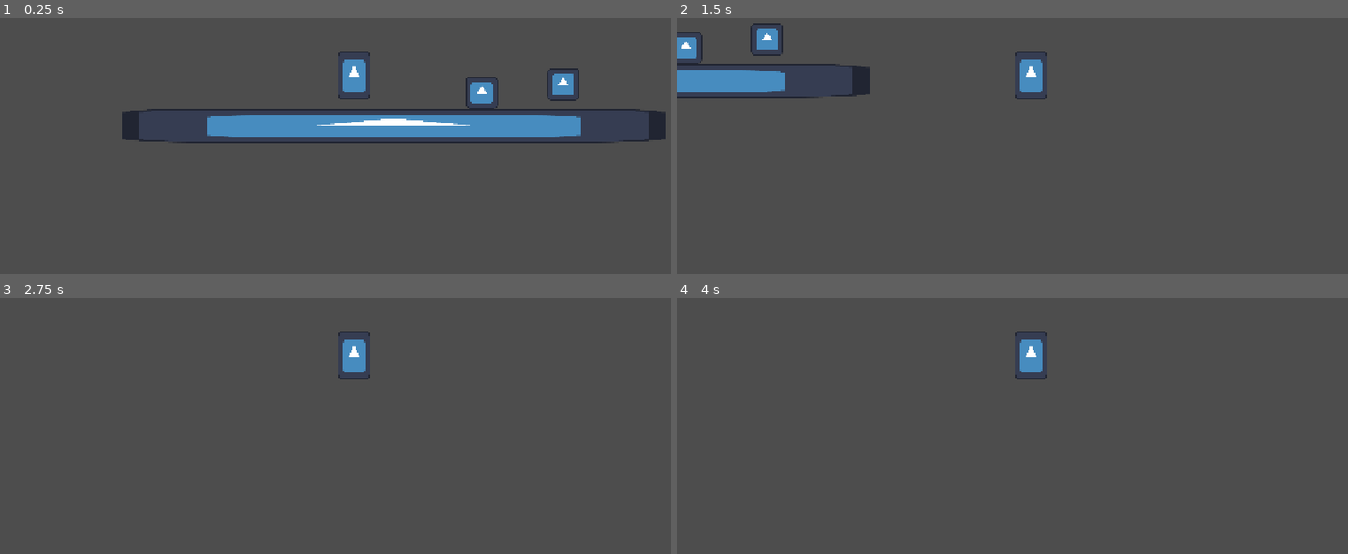
Above: before the commit, frames 1-4 (two rows, left to right).
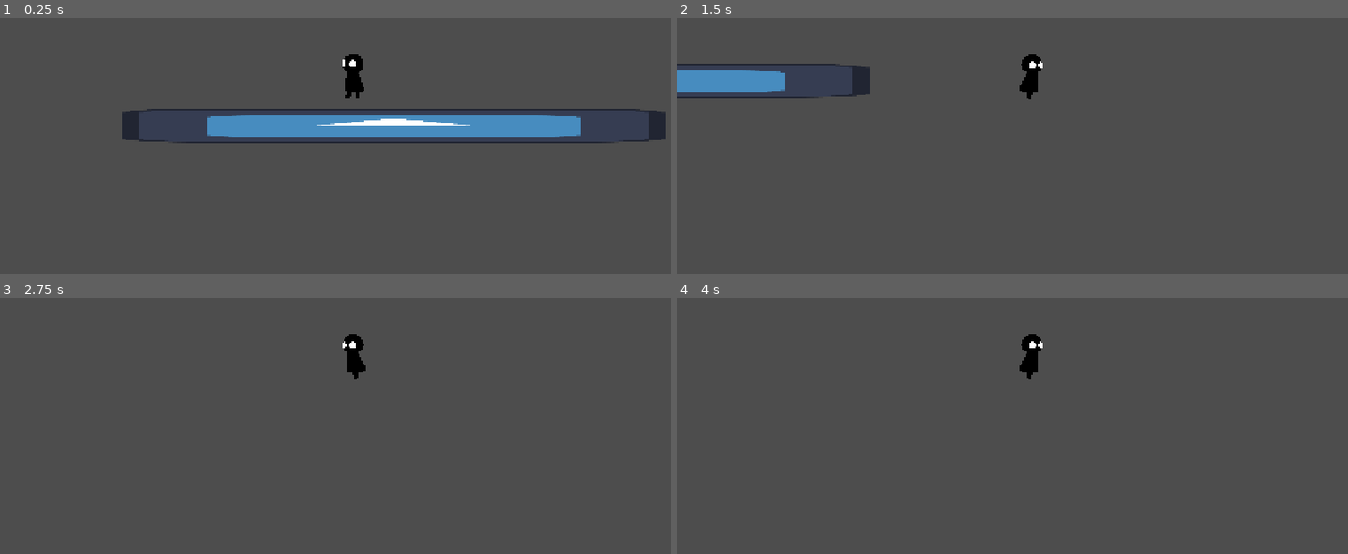
Above: after the commit, the same moments.

Repository: RayTK09/justAnotherMetroidvania
Game: Godot game, scene res://Scenes/test.tscn
Two runs of this game, one before a commit and one after it. Both use one fixed random seed, a clock stepped at 60 frames per second and the inputs below. The engine's default icon, where the game draws it, is replaced by a stand-in: a white triangle on a blue panel in a dark square.
Inputs (mouse positions are in pixels of both pictures, inside the frame that each line leads up to):
- Up to frame 1 (0.25 s): no input
- Up to frame 2 (1.5 s): tap Enter at 0.5 s; move the mouse to (1186, 56) at 0.52 s; hold D (Right) from 0.53 s (still down); tap Space (Jump) at 0.6, 0.77, 1.07 s; click (1186, 56) at 0.67 s; move the mouse to (891, 94) at 1.27 s; tap Z (Swing) at 1.35 s
- Up to frame 3 (2.75 s): tap Space (Jump) at 1.52, 1.55, 1.82, 2, 2.3 s; move the mouse to (outside the picture) at 2.02 s; release D (Right) at 2.03 s; hold A (Left) from 2.03 s (still down); tap Alt at 2.1 s
- Up to frame 4 (4 s): tap Enter at 2.75 s; move the mouse to (992, 433) at 2.77 s; release A (Left) at 2.78 s; hold D (Right) from 2.78 s (still down); tap Shift at 2.85 s; click (992, 433) at 2.92 s; tap Space (Jump) at 3.02, 3.05, 3.32, 3.5, 3.6, 3.77 s; move the mouse to (1240, 415) at 3.52 s

The runs differ from the first frame. In frame 1, 1.3% of the frame differs, in the area x 50-87%, y 13-36%; in frame 2, 1.2%; in frame 3, 0.5%; in frame 4, 0.5%.

Commit message:
added sprites

Diff:
--- a/Scenes/player.tscn
+++ b/Scenes/player.tscn
@@ -2,8 +2,13 @@
 
 [ext_resource type="Script" uid="uid://dqkyi7nmtwycv" path="res://scripts/playerScripts/player.gd" id="1_onrkg"]
 [ext_resource type="Texture2D" uid="uid://blsnn2qib60hc" path="res://icon.svg" id="2_i3pqv"]
+[ext_resource type="Texture2D" uid="uid://igpcufy0t06" path="res://Sprites/playerSprites/playerCharacter.png" id="3_vgqql"]
+[ext_resource type="Texture2D" uid="uid://b8h68s1dxflcv" path="res://Sprites/playerSprites/playerWalk-Sheet.png" id="4_fkybt"]
+[ext_resource type="Texture2D" uid="uid://dvd51mufittly" path="res://Sprites/playerSprites/playerUp.png" id="4_x3wgy"]
 
 [sub_resource type="CapsuleShape2D" id="CapsuleShape2D_2qw5g"]
+radius = 6.0
+height = 28.0
 
 [sub_resource type="Animation" id="Animation_cvnsp"]
 length = 0.001
@@ -31,6 +36,18 @@
 "update": 0,
 "values": [Vector2(20, 0)]
 }
+tracks/2/type = "value"
+tracks/2/imported = false
+tracks/2/enabled = true
+tracks/2/path = NodePath("AnimatedSprite2D:flip_h")
+tracks/2/interp = 1
+tracks/2/loop_wrap = true
+tracks/2/keys = {
+"times": PackedFloat32Array(0),
+"transitions": PackedFloat32Array(1),
+"update": 1,
+"values": [false]
+}
 
 [sub_resource type="Animation" id="Animation_6t5aa"]
 resource_name = "swingSword"
@@ -63,6 +80,18 @@
 "update": 0,
 "values": [Vector2(20, 0)]
 }
+tracks/1/type = "value"
+tracks/1/imported = false
+tracks/1/enabled = true
+tracks/1/path = NodePath("AnimatedSprite2D:flip_h")
+tracks/1/interp = 1
+tracks/1/loop_wrap = true
+tracks/1/keys = {
+"times": PackedFloat32Array(0),
+"transitions": PackedFloat32Array(1),
+"update": 1,
+"values": [false]
+}
 
 [sub_resource type="Animation" id="Animation_fkybt"]
 resource_name = "switchRight"
@@ -78,6 +107,18 @@
 "transitions": PackedFloat32Array(1),
 "update": 0,
 "values": [Vector2(-20, 0)]
+}
+tracks/1/type = "value"
+tracks/1/imported = false
+tracks/1/enabled = true
+tracks/1/path = NodePath("AnimatedSprite2D:flip_h")
+tracks/1/interp = 1
+tracks/1/loop_wrap = true
+tracks/1/keys = {
+"times": PackedFloat32Array(0),
+"transitions": PackedFloat32Array(1),
+"update": 1,
+"values": [true]
 }
 
 [sub_resource type="AnimationLibrary" id="AnimationLibrary_vgqql"]
@@ -90,17 +131,59 @@
 
 [sub_resource type="RectangleShape2D" id="RectangleShape2D_2qw5g"]
 
+[sub_resource type="AtlasTexture" id="AtlasTexture_x3wgy"]
+atlas = ExtResource("4_fkybt")
+region = Rect2(0, 0, 64, 128)
+
+[sub_resource type="AtlasTexture" id="AtlasTexture_3smsa"]
+atlas = ExtResource("4_fkybt")
+region = Rect2(64, 0, 64, 128)
+
+[sub_resource type="AtlasTexture" id="AtlasTexture_8erm5"]
+atlas = ExtResource("4_fkybt")
+region = Rect2(128, 0, 64, 128)
+
+[sub_resource type="SpriteFrames" id="SpriteFrames_2qw5g"]
+animations = [{
+"frames": [{
+"duration": 1.0,
+"texture": ExtResource("3_vgqql")
+}],
+"loop": 1,
+"name": &"default",
+"speed": 5.0
+}, {
+"frames": [{
+"duration": 1.0,
+"texture": ExtResource("4_x3wgy")
+}],
+"loop": 1,
+"name": &"jump",
+"speed": 5.0
+}, {
+"frames": [{
+"duration": 1.0,
+"texture": SubResource("AtlasTexture_x3wgy")
+}, {
+"duration": 1.0,
+"texture": SubResource("AtlasTexture_3smsa")
+}, {
+"duration": 1.0,
+"texture": SubResource("AtlasTexture_8erm5")
+}],
+"loop": 1,
+"name": &"walk",
+"speed": 6.0
+}]
+
 [node name="Player" type="CharacterBody2D" unique_id=542916292]
 scale = Vector2(-1, 1)
 collision_mask = 5
 script = ExtResource("1_onrkg")
 
 [node name="CollisionShape2D" type="CollisionShape2D" parent="." unique_id=1587323951]
+position = Vector2(0, 1)
 shape = SubResource("CapsuleShape2D_2qw5g")
-
-[node name="Sprite2D" type="Sprite2D" parent="." unique_id=1381397998]
-scale = Vector2(0.15, 0.23)
-texture = ExtResource("2_i3pqv")
 
 [node name="Camera2D" type="Camera2D" parent="." unique_id=761787993]
 zoom = Vector2(3, 3)
@@ -121,5 +204,10 @@
 scale = Vector2(0.120002136, 0.14666653)
 texture = ExtResource("2_i3pqv")
 
+[node name="AnimatedSprite2D" type="AnimatedSprite2D" parent="." unique_id=1992023396]
+scale = Vector2(0.23000078, 0.23)
+sprite_frames = SubResource("SpriteFrames_2qw5g")
+animation = &"jump"
+
 [connection signal="area_entered" from="swingBox" to="." method="_on_swing_box_area_entered"]
 [connection signal="area_exited" from="swingBox" to="." method="_on_swing_box_area_exited"]
--- a/Scenes/test.tscn
+++ b/Scenes/test.tscn
@@ -1,12 +1,13 @@
 [gd_scene format=3 uid="uid://k31wcbmwofcu"]
 
 [ext_resource type="Texture2D" uid="uid://blsnn2qib60hc" path="res://icon.svg" id="1_lc1oi"]
+[ext_resource type="Script" uid="uid://cb6pwgomdblug" path="res://scripts/test.gd" id="1_qc4db"]
 [ext_resource type="PackedScene" uid="uid://4s5ppdivm6rq" path="res://Scenes/player.tscn" id="2_8od7v"]
-[ext_resource type="PackedScene" uid="uid://bjqa6pp7erljk" path="res://Scenes/evil_ass_creature.tscn" id="3_qc4db"]
 
 [sub_resource type="RectangleShape2D" id="RectangleShape2D_2qw5g"]
 
 [node name="Node2D" type="Node2D" unique_id=901564363]
+script = ExtResource("1_qc4db")
 
 [node name="StaticBody2D" type="StaticBody2D" parent="." unique_id=478588588]
 
@@ -18,17 +19,9 @@
 scale = Vector2(2.559999, 0.15685768)
 texture = ExtResource("1_lc1oi")
 
-[node name="evil ass creature" parent="." unique_id=1039752752 instance=ExtResource("3_qc4db")]
-position = Vector2(102, -25)
-
-[node name="evil ass creature2" parent="." unique_id=2055464836 instance=ExtResource("3_qc4db")]
-position = Vector2(53, -20)
-
 [node name="Player" parent="." unique_id=542916292 instance=ExtResource("2_8od7v")]
 position = Vector2(-24, -59)
 rotation = 3.1415927
 scale = Vector2(1, -1)
 health = 20
 speed = 300
-
-[connection signal="hit" from="Player" to="evil ass creature" method="_on_player_hit"]
--- a/scripts/evil_ass_creature.gd
+++ b/scripts/evil_ass_creature.gd
@@ -10,10 +10,10 @@
 
 # Called every frame. 'delta' is the elapsed time since the previous frame.
 func _process(delta: float) -> void:
-	if health <= 0:
-		queue_free()
+	if self.health <= 0:
+		self.queue_free()
 
 
 func _on_player_hit() -> void:
-	health -= 5
-	print(health)
+	self.health -= 5
+	print(self.health)
--- a/scripts/playerScripts/player.gd
+++ b/scripts/playerScripts/player.gd
@@ -7,6 +7,7 @@
 @export var jumpVel = -400.0
 
 @onready var aniPlayer = $AnimationPlayer
+@onready var spriteAni = $AnimatedSprite2D
 @onready var swingHitbox = $swingBox
 
 var enemyCollision = false
@@ -38,13 +39,18 @@
 	# Handle jump.
 	if Input.is_action_just_pressed("Jump") and is_on_floor():
 		velocity.y = jumpVel
+		spriteAni.play("jump")
 
 	#Not sure why I tried reinventing the wheel
 	var direction := Input.get_axis("Left", "Right")
 	if direction:
 		velocity.x = direction * speed
+		if is_on_floor():
+			spriteAni.play("walk")
 	else:
 		velocity.x = 0
+		if is_on_floor():
+			spriteAni.play("default")
 	move_and_slide()
 
 
--- /dev/null
+++ b/scripts/test.gd
@@ -0,0 +1,12 @@
+extends Node2D
+
+var creature = load("res://Scenes/evil_ass_creature.tscn")
+
+# Called when the node enters the scene tree for the first time.
+func _ready() -> void:
+	get_tree().node_added
+
+
+# Called every frame. 'delta' is the elapsed time since the previous frame.
+func _process(delta: float) -> void:
+	pass
Binary file added: Sprites/playerSprites/playerCharacter.png
Not shown, added: Sprites/playerSprites/playerCharacter.png.import
Binary file added: Sprites/playerSprites/playerUp.png
Not shown, added: Sprites/playerSprites/playerUp.png.import
Binary file added: Sprites/playerSprites/playerWalk-Sheet.png
Not shown, added: Sprites/playerSprites/playerWalk-Sheet.png.import
Not shown, added: scripts/test.gd.uid
